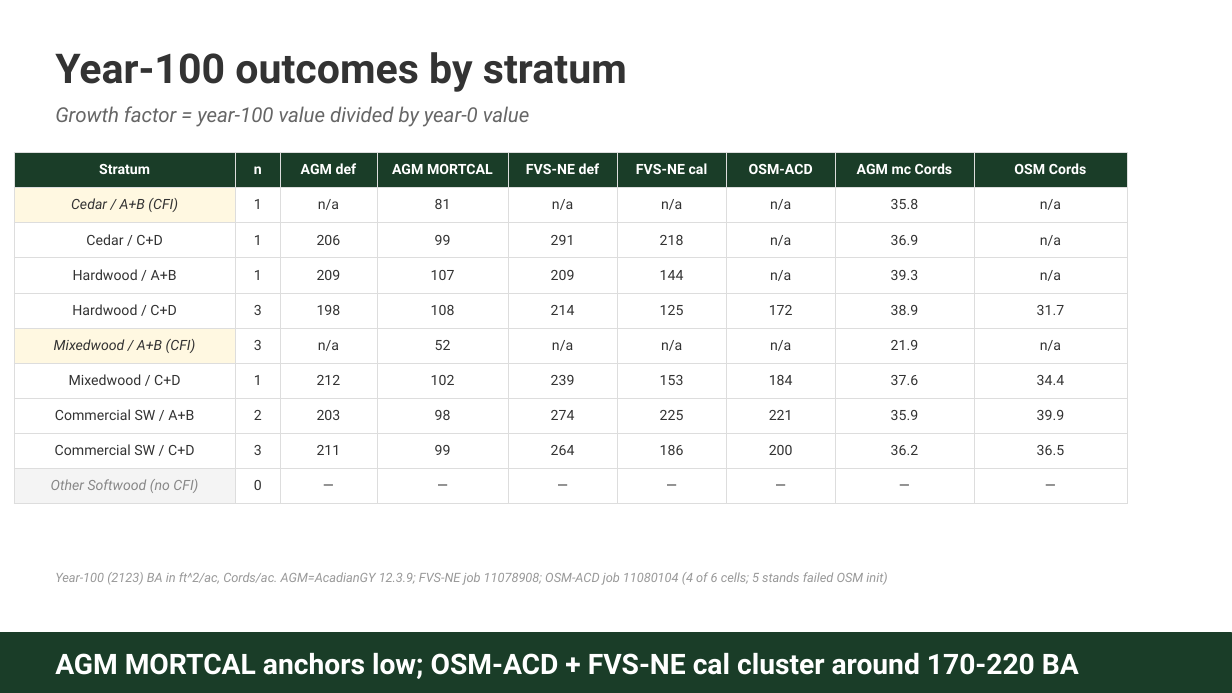
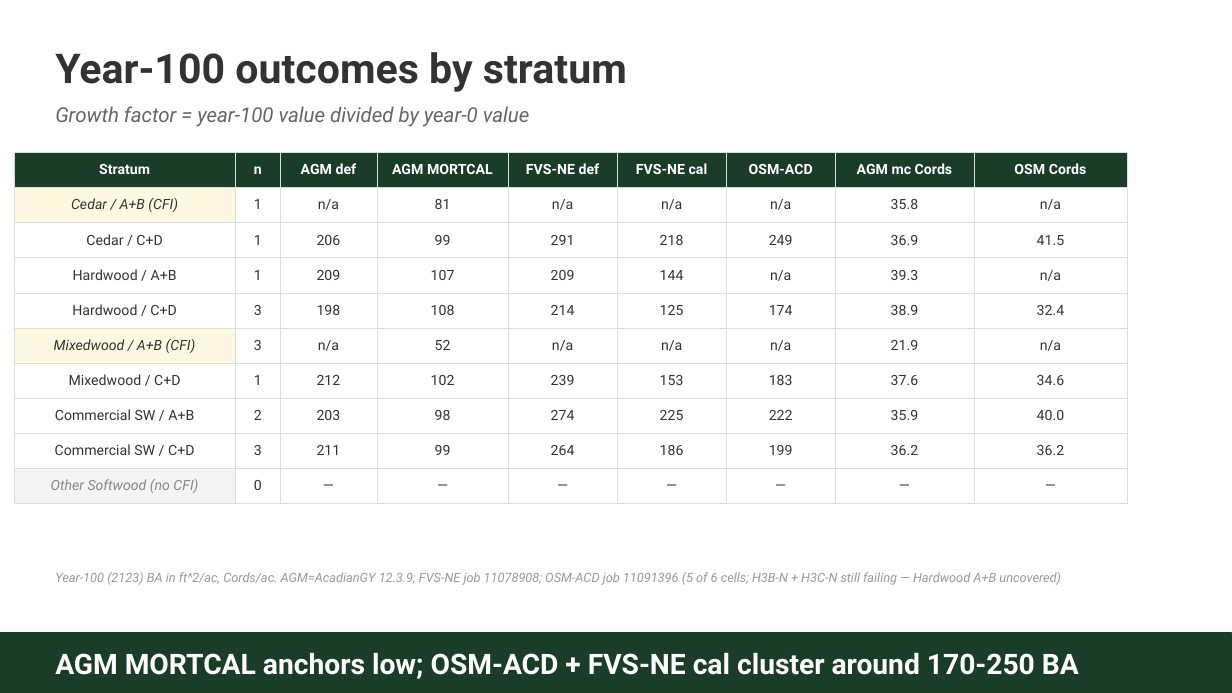
Before and after one commit to advanced-forestry-systems/fvs-modern, a slide deck: slide 6 of calibration/output/comparisons_overstory/silc_cfi/SILC_4Model_Benchmark_v10_Weiskittel.pptx. Drawn at 1232x693 pixels with LibreOffice and Linux fonts; fonts in the diff are those of the drawing. Boxes give left, top, right and bottom in pixels: in the first picture for what was removed or moved away, otherwise in the second. Text is boxed around its words. In the diff, an @@ line names an element or a change of style, - is before the commit and + after.

Commit message:
Add v10 Word report + expand OSM-ACD coverage to 9 of 11 stands
OSM-ACD driver: filter trees with DBH < 0.5 in or > 40 in. Seedling and
unrealistic-outlier trees were causing OSM init to reject 5 stands.
Cardinal job 11091396 now completes 9 of 11 stands (was 6 of 11).

Year-100 OSM-ACD now covers 5 of 6 populated cells (was 4 of 6):
- Cedar / C+D: BA 249, Cords 41.5 (new)
- Hardwood / C+D: BA 174 (was 172, n=2 now)
- Mixedwood / C+D: BA 183
- Commercial SW / A+B: BA 222
- Commercial SW / C+D: BA 199

Only Hardwood A+B still uncovered (H3B-N max DBH 54.5 in filtered out;
H3C-N still fails — under investigation).

Companion Word report v10 added: SILC_4Model_Benchmark_Report_v10.docx
brings the report current with the 4-model year-100 comparison, the cords/ac
table, and the refined input parameters table.

```diff
--- a/calibration/output/comparisons_overstory/silc_cfi/SILC_4Model_Benchmark_v10_Weiskittel.pptx
+++ b/calibration/output/comparisons_overstory/silc_cfi/SILC_4Model_Benchmark_v10_Weiskittel.pptx
@@ table at <box>14,152,1128,568</box> @@
-row 3, column 7: n/a
+row 3, column 7: 249
-row 3, column 9: n/a
+row 3, column 9: 41.5
-row 5, column 7: 172
+row 5, column 7: 174
-row 5, column 9: 31.7
+row 5, column 9: 32.4
-row 7, column 7: 184
+row 7, column 7: 183
-row 7, column 9: 34.4
+row 7, column 9: 34.6
-row 8, column 7: 221
+row 8, column 7: 222
-row 8, column 9: 39.9
+row 8, column 9: 40.0
-row 9, column 7: 200
+row 9, column 7: 199
-row 9, column 9: 36.5
+row 9, column 9: 36.2
@@ text at <box>55,572,1061,585</box>: text changed @@
-Year-100 (2123) BA in ft^2/ac, Cords/ac. AGM=AcadianGY 12.3.9; FVS-NE job 11078908; OSM-ACD job 11080104 (4 of 6 cells; 5 stands failed OSM init)
+Year-100 (2123) BA in ft^2/ac, Cords/ac. AGM=AcadianGY 12.3.9; FVS-NE job 11078908; OSM-ACD job 11091396 (5 of 6 cells; H3B-N + H3C-N still failing — Hardwood A+B uncovered)
@@ text at <box>55,653,1079,679</box>: text changed @@
-AGM MORTCAL anchors low; OSM-ACD + FVS-NE cal cluster around 170-220 BA
+AGM MORTCAL anchors low; OSM-ACD + FVS-NE cal cluster around 170-250 BA
```
Also in this commit, not shown: 3 other files.
